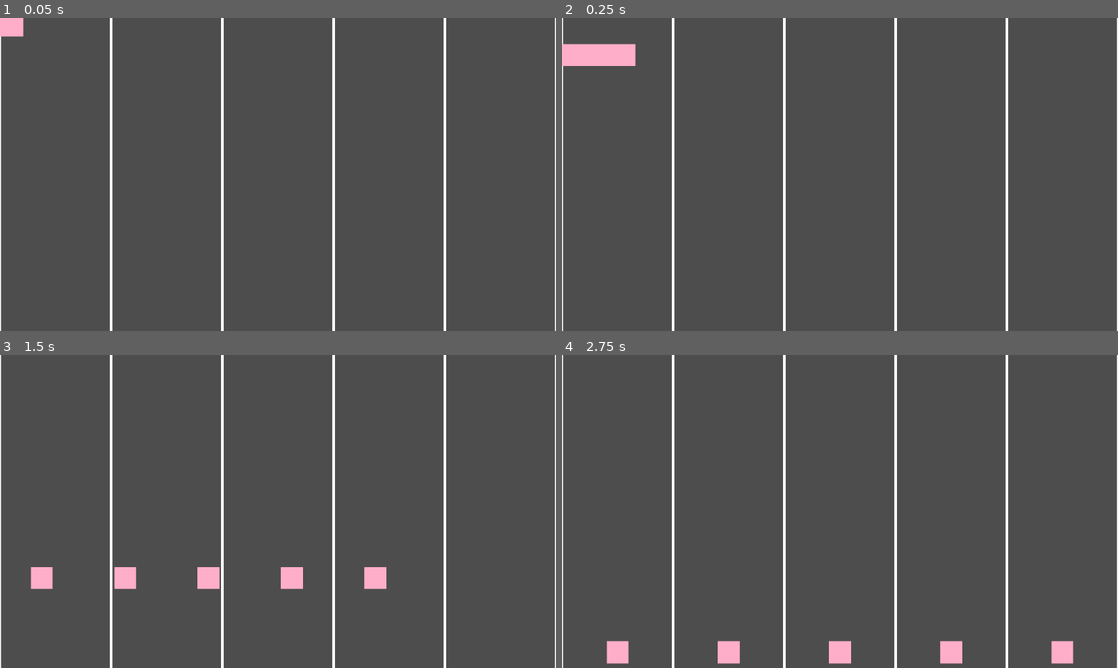
Above: before the commit, frames 1-4 (two rows, left to right).
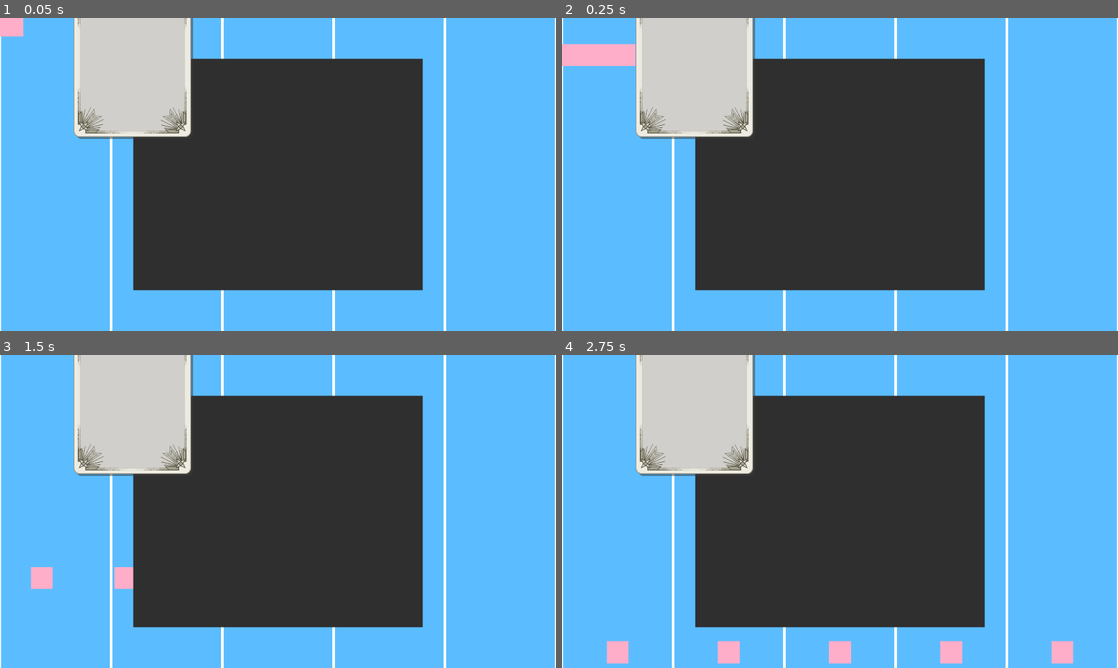
Above: after the commit, the same moments.

Repository: Armag3ddon/igjam2026_2
Game: Godot game, scene res://scenes/game.tscn
Same seed, same stepped clock (60 frames per second), same inputs: the game is played once before the commit and once after it.
Inputs:
- Up to frame 1 (0.05 s): no input
- Up to frame 2 (0.25 s): no input
- Up to frame 3 (1.5 s): no input
- Up to frame 4 (2.75 s): no input

The runs differ from the first frame. In frame 1, 98% of the frame differs, in the area x 0-100%, y 0-100%; in frame 2, 98%; in frame 3, 98%; in frame 4, 97%.

Commit message:
Insert card scene

Diff:
--- /dev/null
+++ b/scenes/Card.tscn
@@ -0,0 +1,8 @@
+[gd_scene format=3 uid="uid://4dntv8t30rvj"]
+
+[ext_resource type="Texture2D" uid="uid://dijqbk4vqe8bs" path="res://assets/card.png" id="1_yiag5"]
+
+[node name="Card" type="Node2D" unique_id=1079423381]
+
+[node name="Sprite2D" type="Sprite2D" parent="." unique_id=84507951]
+texture = ExtResource("1_yiag5")
--- /dev/null
+++ b/scenes/cards.tscn
@@ -0,0 +1,12 @@
+[gd_scene format=3 uid="uid://ce4nixnltsoe2"]
+
+[ext_resource type="PackedScene" uid="uid://4dntv8t30rvj" path="res://scenes/Card.tscn" id="1_cqxa1"]
+
+[node name="Cards" type="Node2D" unique_id=811278244]
+
+[node name="ColorRect" type="ColorRect" parent="." unique_id=881024166]
+offset_right = 1000.0
+offset_bottom = 800.0
+color = Color(0.18359044, 0.18359044, 0.18359044, 1)
+
+[node name="Card" parent="." unique_id=1079423381 instance=ExtResource("1_cqxa1")]
--- a/scenes/game.tscn
+++ b/scenes/game.tscn
@@ -2,12 +2,12 @@
 
 [ext_resource type="PackedScene" uid="uid://crmbigdxcki5w" path="res://scenes/Lane.tscn" id="1_uwrxv"]
 [ext_resource type="Script" uid="uid://3mkavf7ijekn" path="res://scripts/game.gd" id="1_yqjtg"]
+[ext_resource type="PackedScene" uid="uid://ce4nixnltsoe2" path="res://scenes/cards.tscn" id="3_lnu2h"]
 
 [node name="Node2D" type="Node2D" unique_id=712603188]
 script = ExtResource("1_yqjtg")
 
 [node name="ColorRect" type="ColorRect" parent="." unique_id=1139690497]
-visible = false
 offset_right = 1920.0
 offset_bottom = 1080.0
 color = Color(0.35686275, 0.7411765, 1, 1)
@@ -27,3 +27,6 @@
 position = Vector2(1536, 0)
 
 [node name="Racer_Manager" type="Node2D" parent="." unique_id=1974240630]
+
+[node name="Cards" parent="." unique_id=811278244 instance=ExtResource("3_lnu2h")]
+position = Vector2(460, 140)
Binary file changed: assets/racer.png
